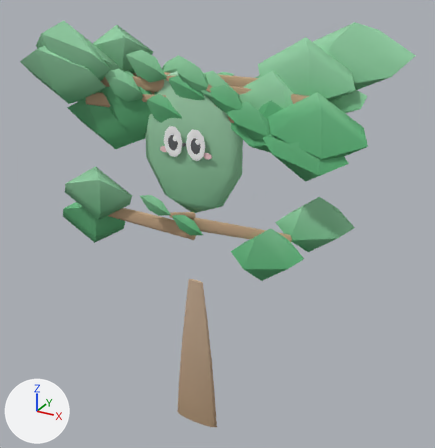
What one commit did to the glTF model web-forest/public/model/species/lagerstroemia-speciosa.glb.
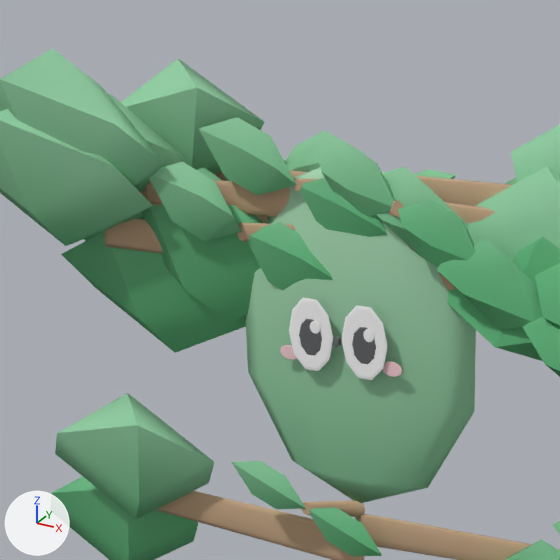
Old and new are each drawn whole from a 50 mm camera at (0.672, -1.105, 1.144) aimed at (0.039, 0.047, 0.568) and again close up on the part from 10% to 64% of the width and 0% to 53% of the height. Arrows for +X, +Y and +Z are at lower left; the lights stay in place. The older version's two pictures come first. Where no turn or scale is listed for an object, it has been applied to the vertices. Vertices at exactly the same position are counted once.

In view in the first close-up: 'p10', 'p15', 'p17', 'p23', 'p25', 'p26', 'p27', 'p28', 'p5', 'p7', 'p9', 'trunk' and 6 more.
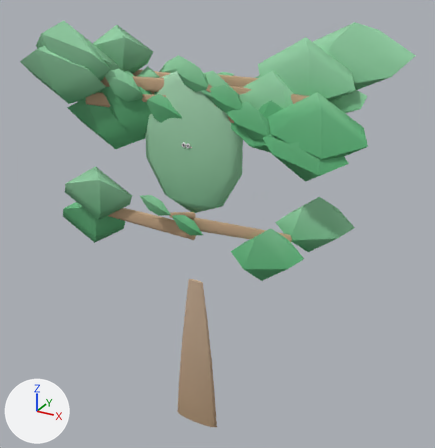
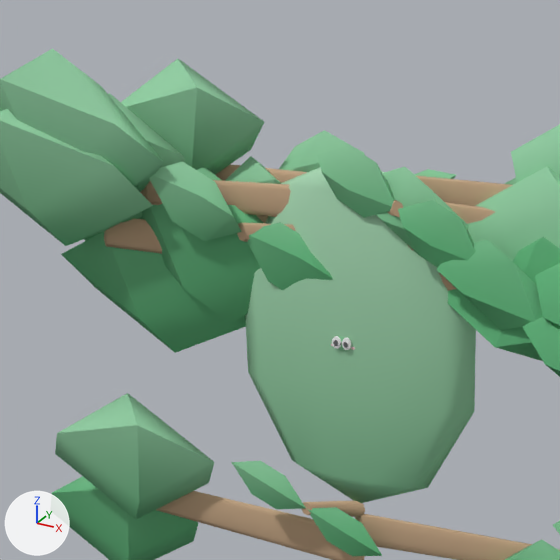
Edits to the bpy script that builds the scene:
```text
Change me_mesh_0:
    used by ob_trunk; location = (0.002, -0.002, 0.0)
    remove me_mesh_0.from_pydata(...)  # 318 vertices, 592 faces; spans x -0.125..0.125, y -0.036..0.023, z 0.0..0.941
    add me_mesh_0.from_pydata(...)  # 360 vertices, 672 faces; spans x -0.125..0.125, y -0.028..0.023, z 0.0..0.941
    me_mesh_0 part 1: the loose piece of 38 vertices spanning x -0.003..0.003, y -0.036..-0.03, z 0.774..0.782 is scaled about its middle by (0.21, 1, 0.179), then moved by (0.0, 0.007, -0.004)
    me_mesh_0 part 2
    30 vertices are removed from x -0.055..0.063, y -0.034..-0.029, z 0.759..0.812
    194 faces are deleted
    146 vertices move from x -0.066..0.066, y -0.034..-0.029, z 0.747..0.815 to x -0.013..0.013, y -0.027..-0.015, z 0.763..0.782
    28 vertices are added at x -0.005..0.013, y -0.027..-0.017, z 0.77..0.784
    194 new faces join them
    me_mesh_0 part 3: 84 kept faces spanning x -0.013..0.013, y -0.027..-0.015, z 0.763..0.782 get new vertex colours
    other edits to the shape of me_mesh_0 do not show in these pictures
Change me_mesh_28:
    used by ob_p28; location = (0.002, -0.002, 0.913)
    remove me_mesh_28.from_pydata(...)  # 39 vertices, 68 faces; spans x -0.146..0.051, y -0.033..0.001, z -0.056..0.056
    add me_mesh_28.from_pydata(...)  # 10 vertices, 16 faces; spans x 0.0..0.067, y -0.001..0.007, z -0.025..0.0
    me_mesh_28 part 4
    38 vertices are removed from x -0.146..0.051, y -0.033..0.001, z -0.056..0.056
    68 faces are deleted
    9 vertices are added at x 0.015..0.067, y -0.001..0.007, z -0.025..-0.005
    16 new faces join them
Change ob_p28:
    ob_p28.location: (0.002, -0.002, 0.913) -> (0.002, -0.002, 0.926)
```

What differs and where, as boxes (x1, y1, x2, y2) in the close-ups (560 x 560 px; the box of a moved part takes in the faces that stretch with it):
'p28', reshaped, moved (not visible afterwards)
    before: (199, 117, 388, 237)
part 1 of me_mesh_0, moved or reshaped (not visible afterwards)
    before: (333, 337, 341, 347)
part 2 of me_mesh_0, moved or reshaped
    before: (281, 298, 402, 377)
    after: (332, 336, 355, 350)
part 3 of me_mesh_0, recoloured
    before: (280, 305, 402, 380)
    after: (335, 336, 348, 352)
